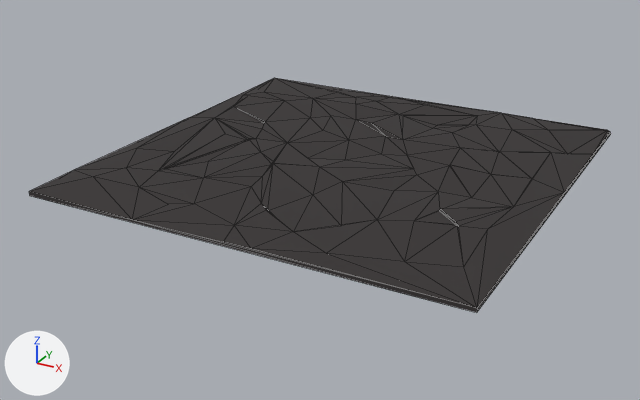
Two versions of the glTF model assets/05_Fantasy_Pack/Stone_Module_1M/Stone_Module_1M.glb, one commit apart.
Before and after are seen from a camera (50 mm lens) standing at (1.382, -1.227, 0.753) and looking at (0.466, 0.438, -0.08). Arrows for +X, +Y and +Z are at lower left; the lights stay in place. Mesh edges are drawn as thin lines. Objects named as collision shapes, trigger or cutter boxes, shadow casters or lower levels of detail are left out. Vertices at the same position are counted once.

In view in the first picture: 'Stone_Module_1M'.
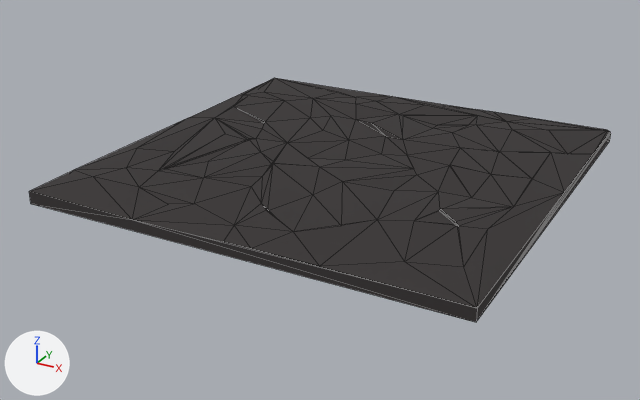
The newer file is also turned or shifted as a whole; pictures and numbers use the older file's frame.

Pixel boxes [x1, y1, x2, y2] of what changed, in the pictures (640 x 400 px; the box of a moved part takes in the faces that stretch with it):
'Stone_Module_1M', reshaped
    before: [29, 78, 611, 312]
    after: [29, 78, 611, 322]
part 1 of me_cube_441, moved or reshaped
    before: [29, 97, 611, 312]
    after: [29, 97, 611, 322]
part 2 of me_cube_441, moved or reshaped
    both: [252, 220, 476, 308]

What the commit changed:
me_cube_441 has 133 vertices, 262 faces and spans x 0.0..1.0, y 0.0..1.0, z 0.0..0.034.
me_cube_441 is used by ob_stone_module_1m; location (0.0, 0.0, 0.0).
Before the commit, vertices of me_cube_441: 17 (0.0, 1.0, 0.0), 18 (0.0, 0.0, 0.0) at pixel (29, 195), 52 (1.0, 0.0, 0.0) at pixel (476, 312), 79 (1.0, 1.0, 0.0) at pixel (610, 134).
Part 1, on me_cube_441:
Vertices 17, 18, 52, 79 of me_cube_441 move by (0.0, 0.0, -0.019).
Vertex 40 of me_cube_441 moves from (0.713, 0.993, 0.013) at pixel (501, 112) to (0.747, 0.934, 0.013) at pixel (506, 121).
Vertex 75 of me_cube_441 moves from (0.797, 1.0, 0.01) at pixel (532, 118) to (0.987, 1.0, 0.01) at pixel (606, 129).
Vertex 76 of me_cube_441 moves from (0.992, 0.993, 0.011) at pixel (607, 130) to (0.797, 1.0, 0.01) at pixel (532, 118).
Vertex 77 of me_cube_441 moves from (0.987, 1.0, 0.01) at pixel (606, 129) to (0.992, 0.993, 0.011) at pixel (607, 130).
Part 2, on me_cube_441:
Vertex 35 of me_cube_441 moves from (0.705, 0.027, 0.024) at pixel (326, 253) to (0.705, 0.002, 0.009) at pixel (319, 266).
